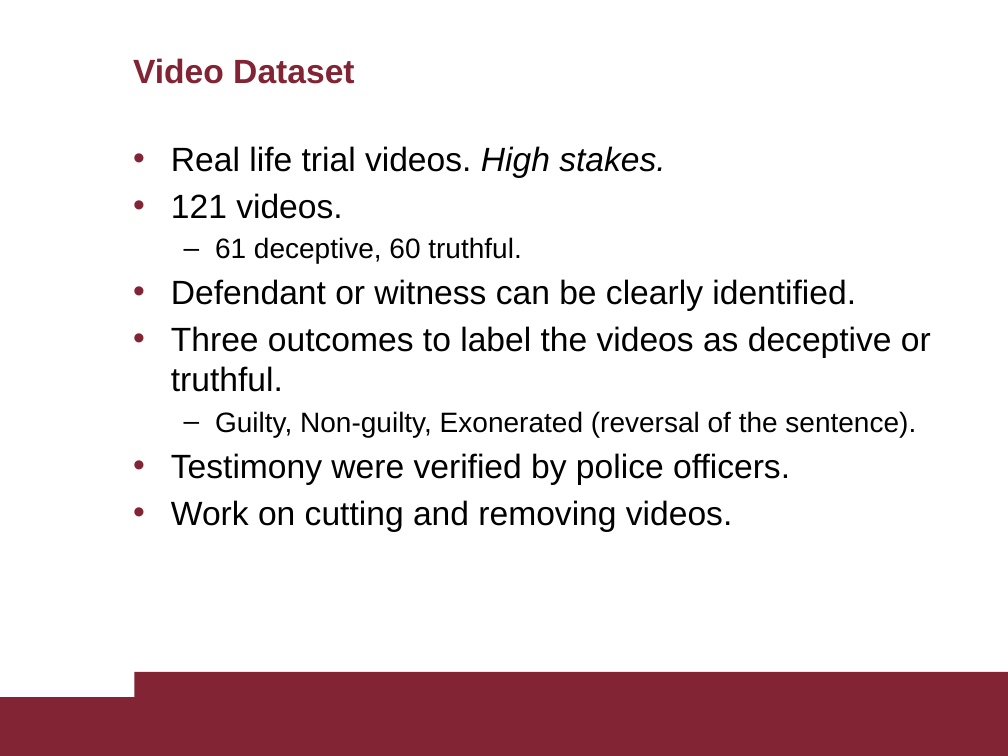
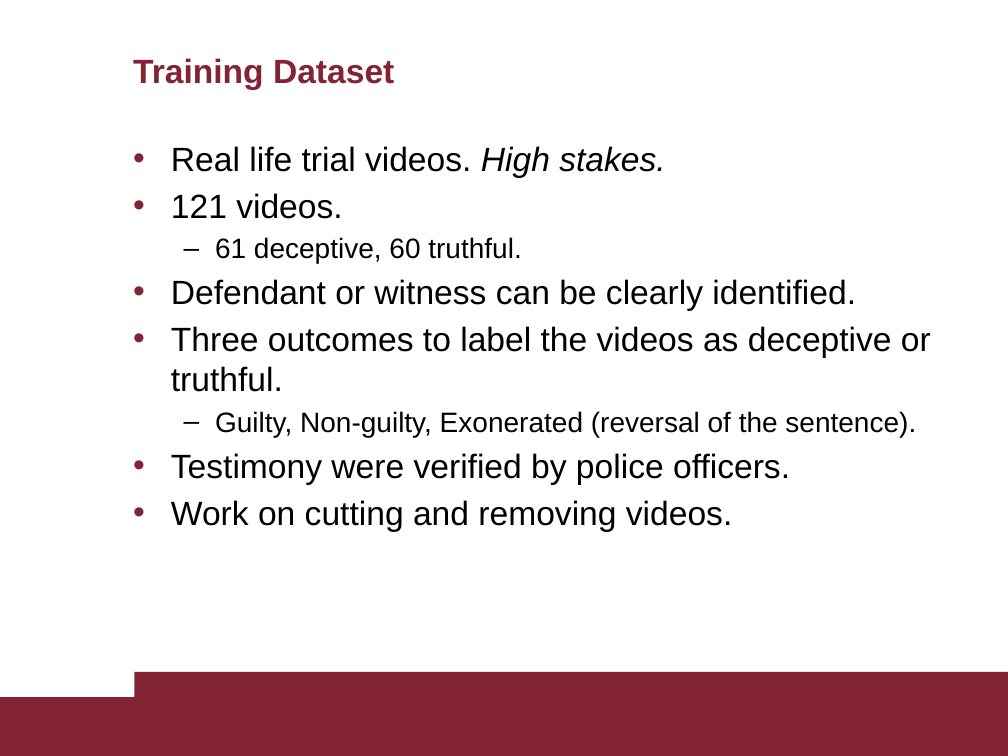
Before and after one commit to AscaL/thesis, a slide deck: slide 17 of Tesi Emanuele Orfanelli 1383726.pptx. Drawn at 1008x756 pixels with LibreOffice and Linux fonts; fonts in the diff are those of the drawing. Boxes give left, top, right and bottom in pixels: in the first picture for what was removed or moved away, otherwise in the second. Text is boxed around its words. In the diff, an @@ line names an element or a change of style, - is before the commit and + after.

```diff
--- a/Tesi Emanuele Orfanelli 1383726.pptx
+++ b/Tesi Emanuele Orfanelli 1383726.pptx
@@ title at <box>133,58,394,90</box>: text changed @@
-Video Dataset
+Training Dataset
```
Also in this commit, not shown: 23 other slides changed, 4 other files.
